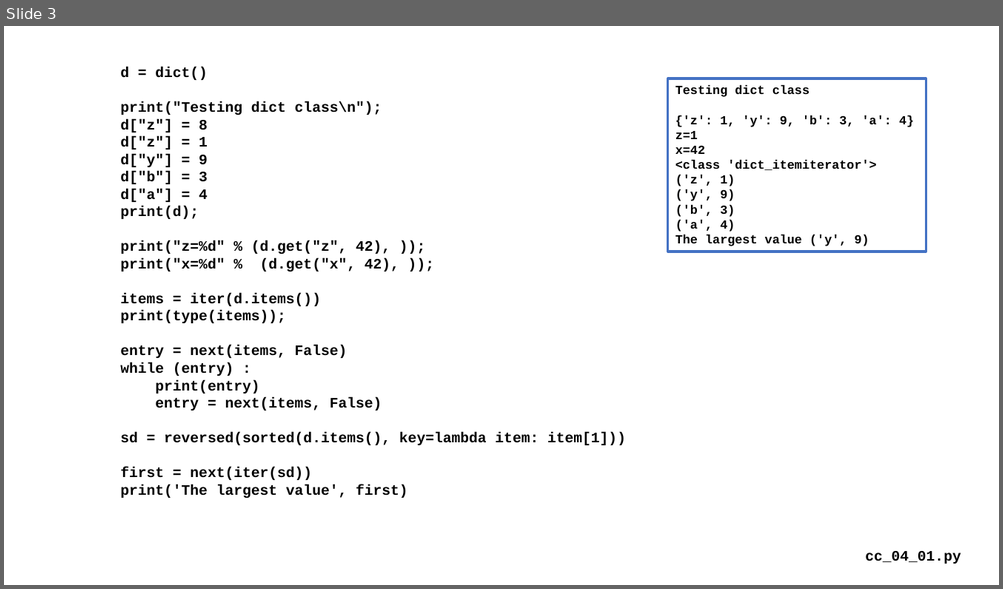
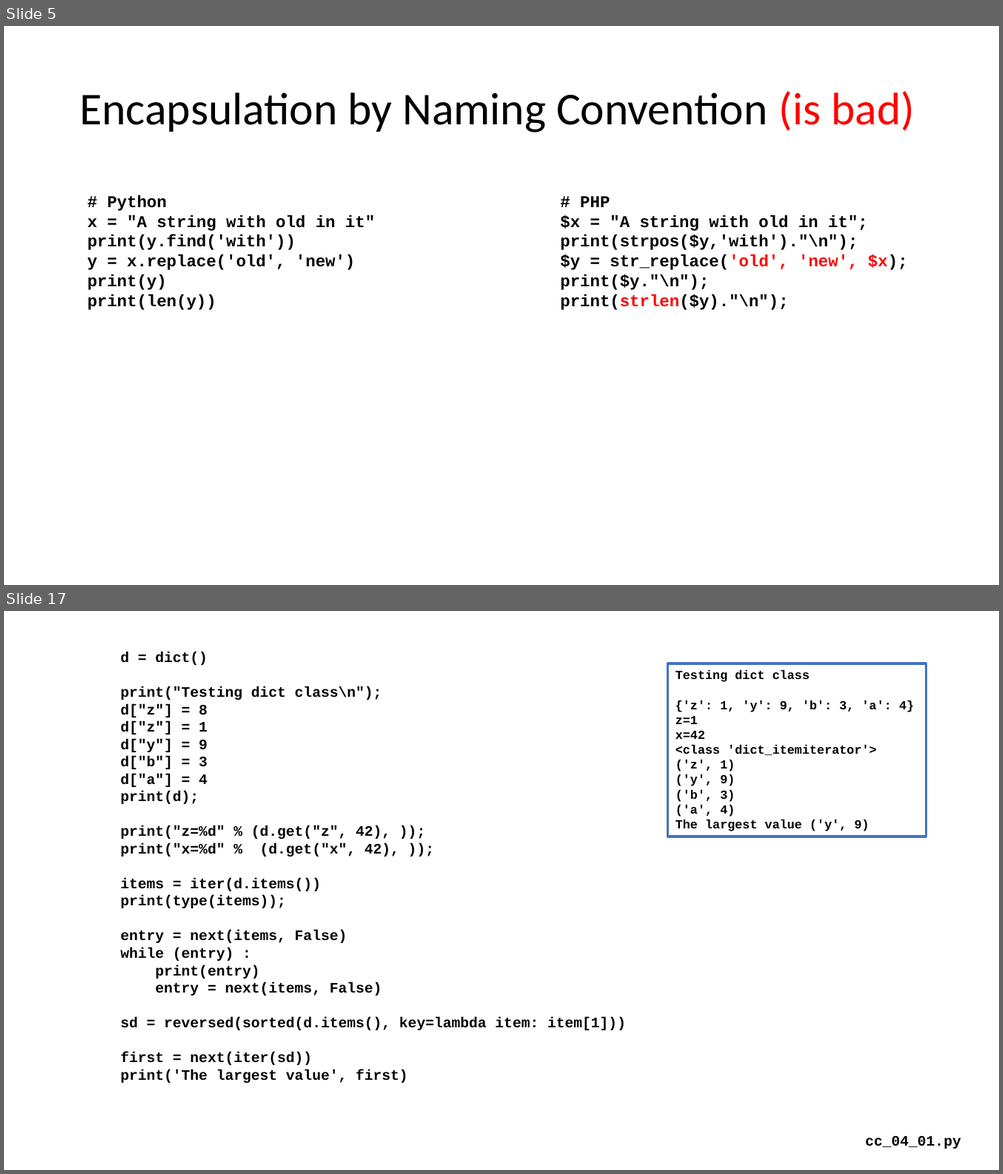
Before and after one commit to csev/cc4e, a slide deck: lectures/CC-04-Maps.pptx. Shown one above the other, each under a label of ours: slide 3 before the commit, slides 5 and 17 after it; the slides between them are not shown. The pictures are 1003x589 and 1003x1174 pixels, drawn with LibreOffice and Linux fonts; fonts in the diff are those of the drawing. Boxes give left, top, right and bottom in pixels: in the first picture for what was removed or moved away, otherwise in the second. Text is boxed around its words. In the diff, an @@ line names an element or a change of style, - is before the commit and + after.

```diff
--- a/lectures/CC-04-Maps.pptx
+++ b/lectures/CC-04-Maps.pptx
@@ slide 5 added at (4,26,999,585), background #FFFFFF @@
@@ title added at (79,91,914,133), 44 pt, text #000000 @@
+Encapsulation by Naming Convention (is bad)
@@ text added at (88,195,375,310), 16 pt, text #000000, bold @@
+# Python
+x = "A string with old in it"
+print(y.find('with'))
+y = x.replace('old', 'new')
+print(y)
+print(len(y))
@@ text added at (560,196,908,310), 16 pt, text #000000, bold @@
+# PHP
+$x = "A string with old in it";
+print(strpos($y,'with')."\n");
+$y = str_replace('old', 'new', $x);
+print($y."\n");
+print(strlen($y)."\n");
@@ what was slide 3 is now slide 17 @@
```
Also in this commit, not shown: 2 slides changed, 14 other slides added, 1 slide removed, 7 other files.
